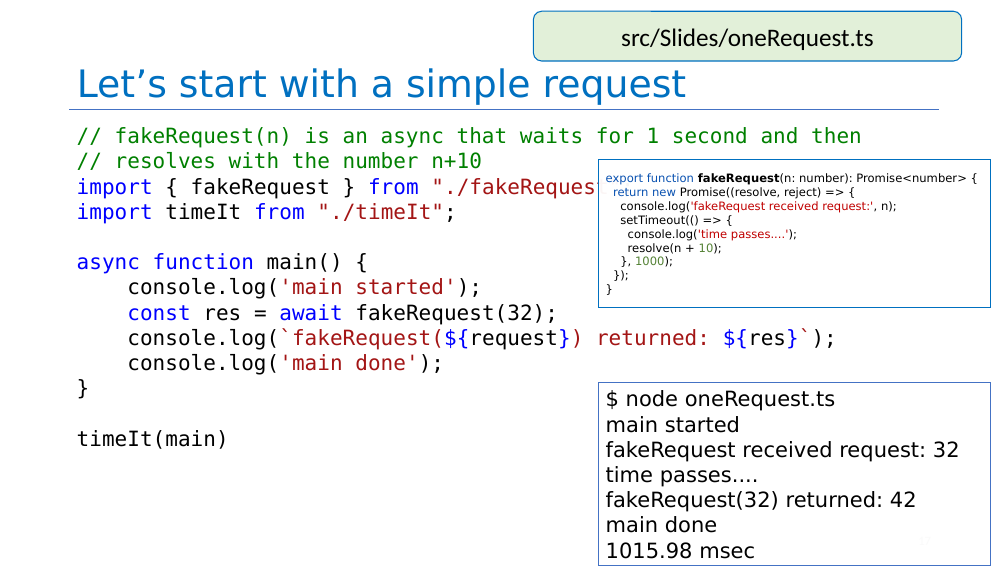
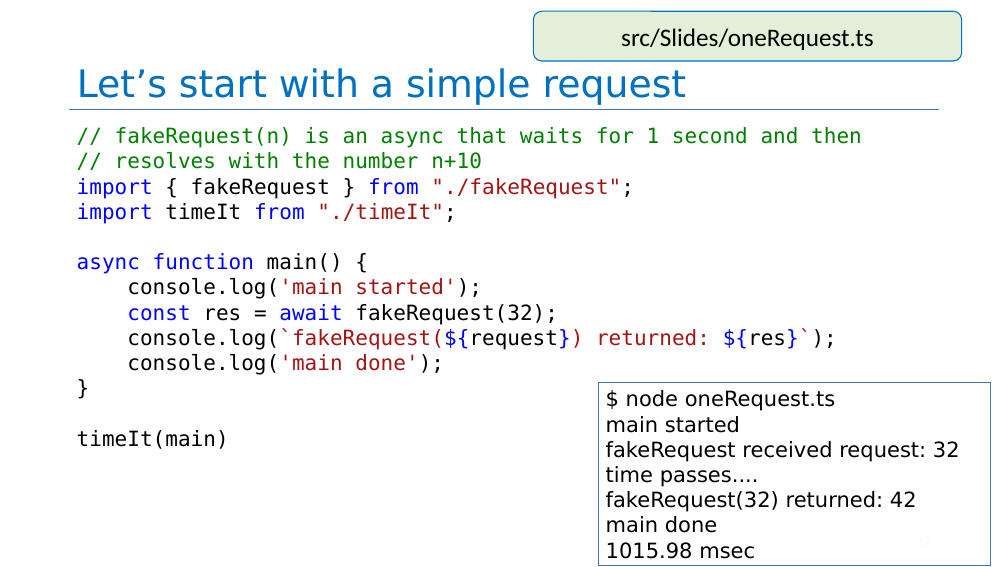
Before and after one commit to neu-se/CS4530-Fall-2026, a slide deck: slide 17 of Slides/Module 08 Concurrency.pptx. Drawn at 1008x567 pixels with LibreOffice and Linux fonts; fonts in the diff are those of the drawing. Boxes give left, top, right and bottom in pixels: in the first picture for what was removed or moved away, otherwise in the second. Text is boxed around its words. In the diff, an @@ line names an element or a change of style, - is before the commit and + after.

```diff
--- a/Slides/Module 08 Concurrency.pptx
+++ b/Slides/Module 08 Concurrency.pptx
@@ rectangle removed at (598,159,991,308) @@
-export function fakeRequest(n: number): Promise<number> {
-return new Promise((resolve, reject) => {
-console.log('fakeRequest received request:', n);
-setTimeout(() => {
-console.log('time passes....');
-resolve(n + 10);
-}, 1000);
-});
-}
```
Also in this commit, not shown: 4 other slides changed, 1 slide added, 2 slides removed, 1 other file.
